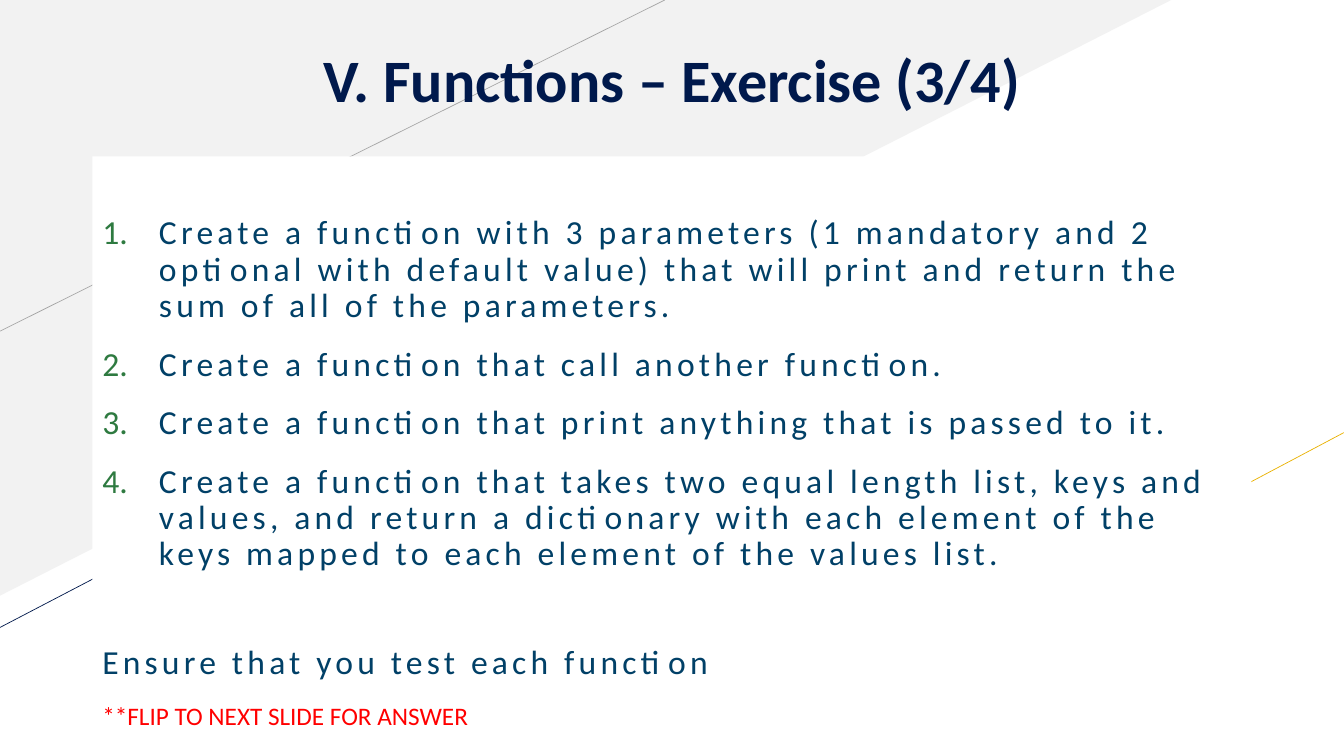
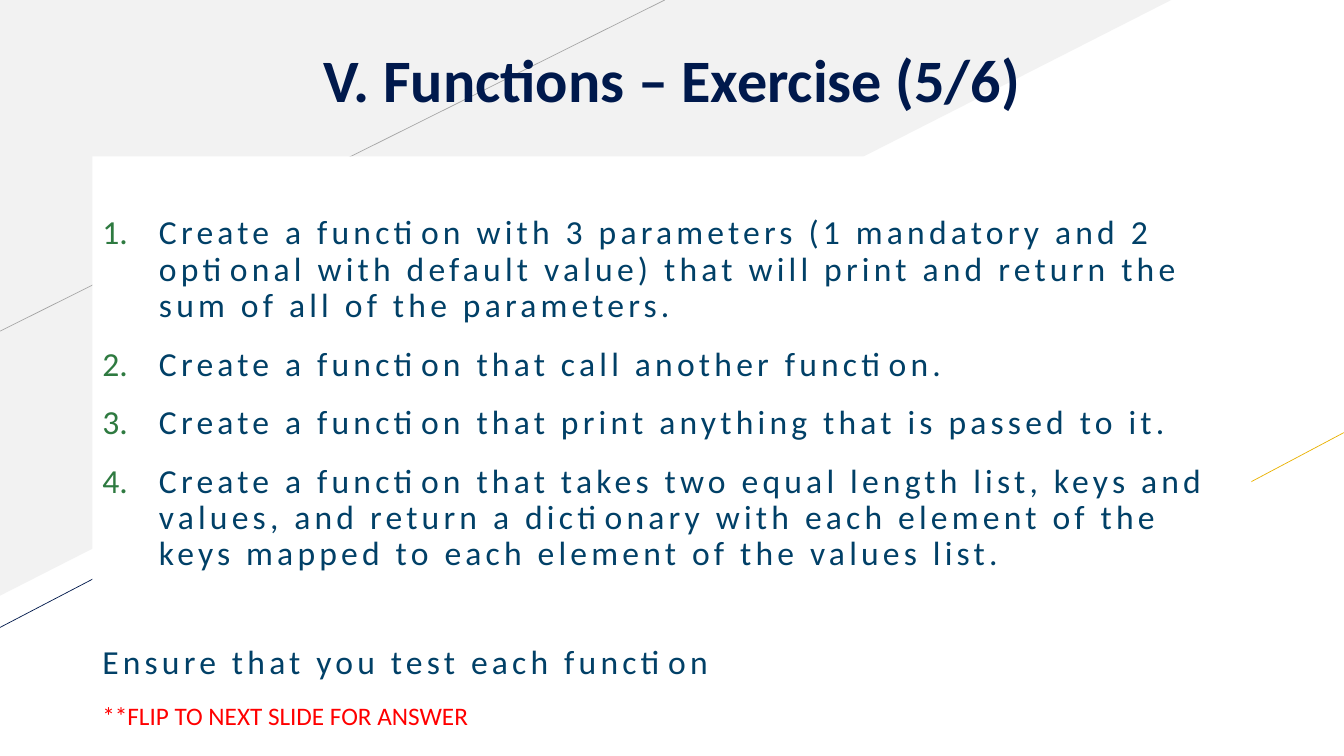
Before and after one commit to sgpy/foconnect, a slide deck: slide 22 of handouts/Python.pptx (slide 20 before the commit). Drawn at 1344x756 pixels with LibreOffice and Linux fonts; fonts in the diff are those of the drawing. Boxes give left, top, right and bottom in pixels: in the first picture for what was removed or moved away, otherwise in the second. Text is boxed around its words. In the diff, an @@ line names an element or a change of style, - is before the commit and + after.

Commit message:
Updated function modules

```diff
--- a/handouts/Python.pptx
+++ b/handouts/Python.pptx
@@ text at [324, 52, 1020, 116]: text changed @@
-V. Functions – Exercise (3/4)
+V. Functions – Exercise (5/6)
```
Also in this commit, not shown: 3 other slides changed, 2 slides added, 1 other file.
